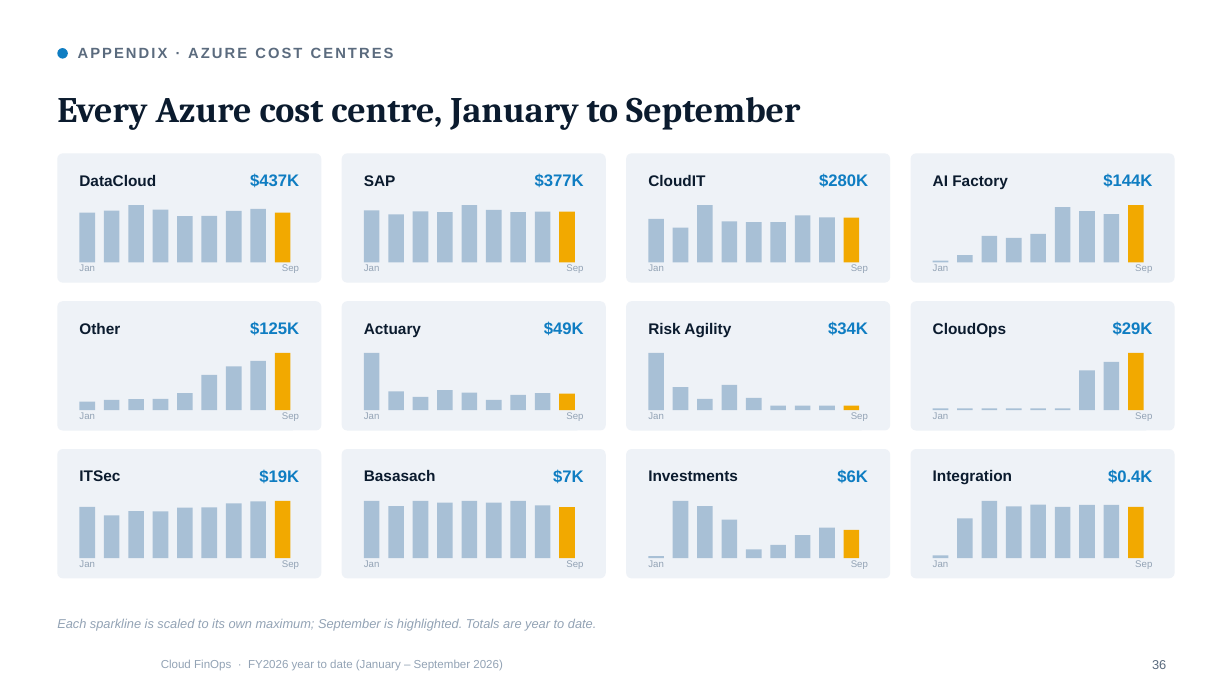
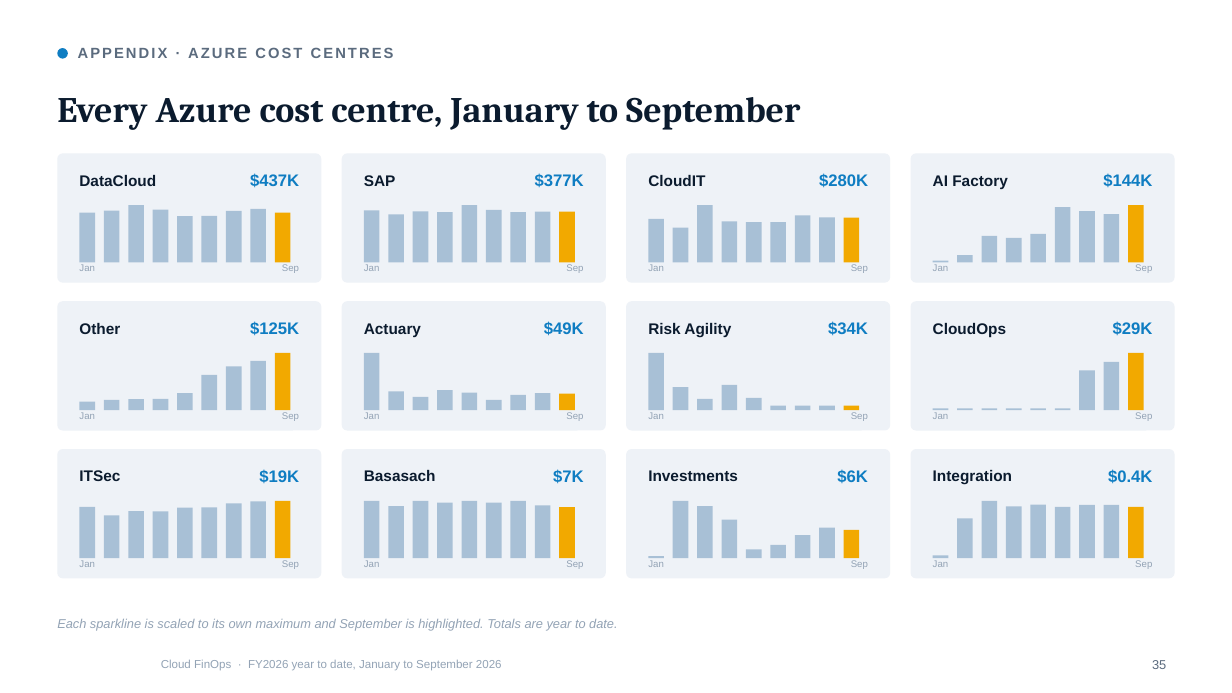
Before and after one commit to arielga5-code/Finops, a slide deck: slide 35 of presentations/Cloud_FinOps_Harel_September_2026_CIO_Redesign_v2.pptx (slide 36 before the commit). Drawn at 1232x693 pixels with LibreOffice and Linux fonts; fonts in the diff are those of the drawing; background and template pictures are left out. Boxes give left, top, right and bottom in pixels: in the first picture for what was removed or moved away, otherwise in the second. Text is boxed around its words. In the diff, an @@ line names an element or a change of style, - is before the commit and + after.

```diff
--- a/presentations/Cloud_FinOps_Harel_September_2026_CIO_Redesign_v2.pptx
+++ b/presentations/Cloud_FinOps_Harel_September_2026_CIO_Redesign_v2.pptx
@@ text at (57, 619, 617, 631): text changed @@
-Each sparkline is scaled to its own maximum; September is highlighted. Totals are year to date.
+Each sparkline is scaled to its own maximum and September is highlighted. Totals are year to date.
@@ text at (161, 660, 502, 671): text changed @@
-Cloud FinOps · FY2026 year to date (January – September 2026)
+Cloud FinOps · FY2026 year to date, January to September 2026
```
Also in this commit, not shown: 39 other slides changed, 1 slide added, 1 slide removed, 11 other files.
